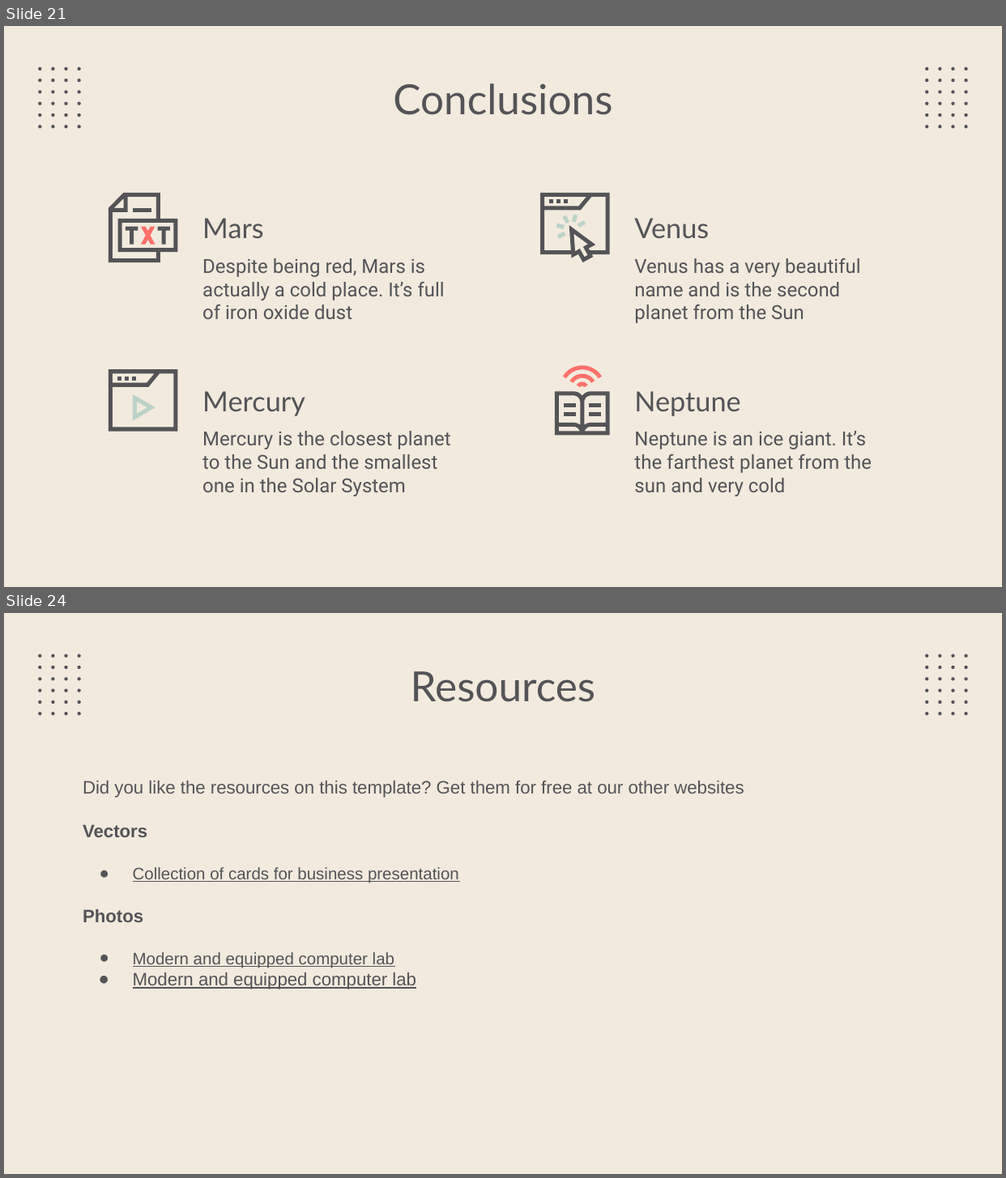
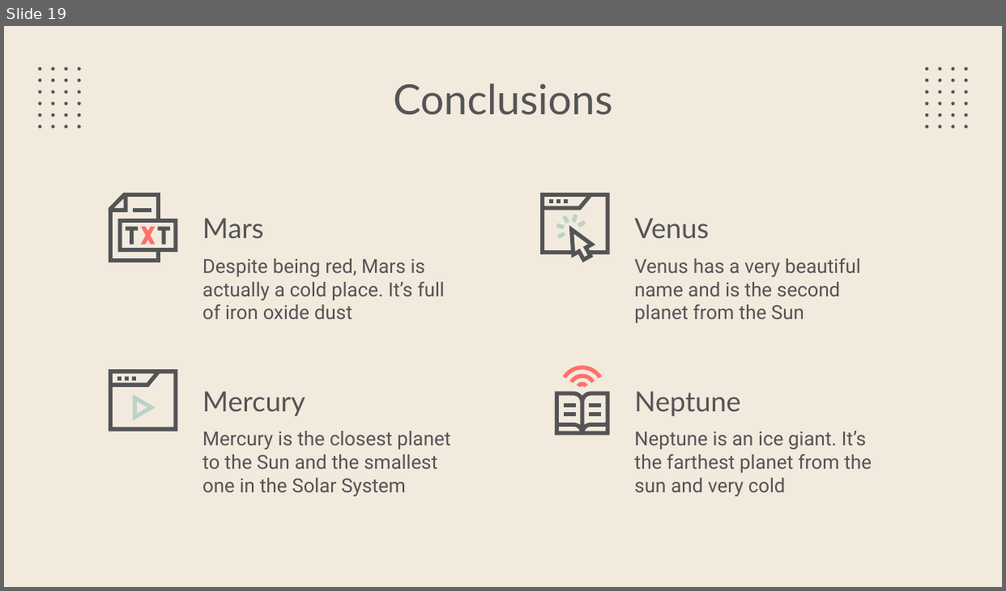
Before and after one commit to Button99/Rental-Accommodation, a slide deck: Thesis PowerPoint.pptx. Shown one above the other, each under a label of ours: slides 21 and 24 before the commit, slide 19 after it; the slides between them are not shown. The pictures are 1006x1178 and 1006x591 pixels, drawn with LibreOffice and Linux fonts; fonts in the diff are those of the drawing. Boxes give left, top, right and bottom in pixels: in the first picture for what was removed or moved away, otherwise in the second. Text is boxed around its words. In the diff, an @@ line names an element or a change of style, - is before the commit and + after.

```diff
--- a/Thesis PowerPoint.pptx
+++ b/Thesis PowerPoint.pptx
@@ slide 24 removed at [4, 613, 1002, 1174], background #F2EADD; not listed: 48 template elements that a slide beside it also shows @@
@@ title removed at [411, 671, 595, 702] @@
-Resources
@@ text removed at [83, 781, 744, 990] @@
-Did you like the resources on this template? Get them for free at our other websites
-Vectors
-● Collection of cards for business presentation
-Photos
-● Modern and equipped computer lab
-● Modern and equipped computer lab
@@ what was slide 21 is now slide 19 @@
```
Also in this commit, not shown: 1 slide changed, 1 slide added, 3 other slides removed.
